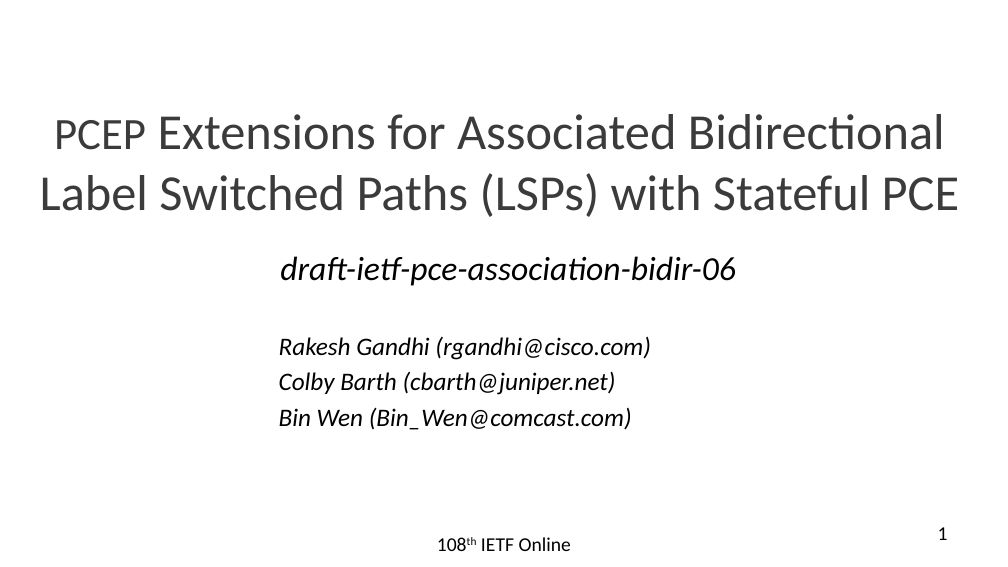
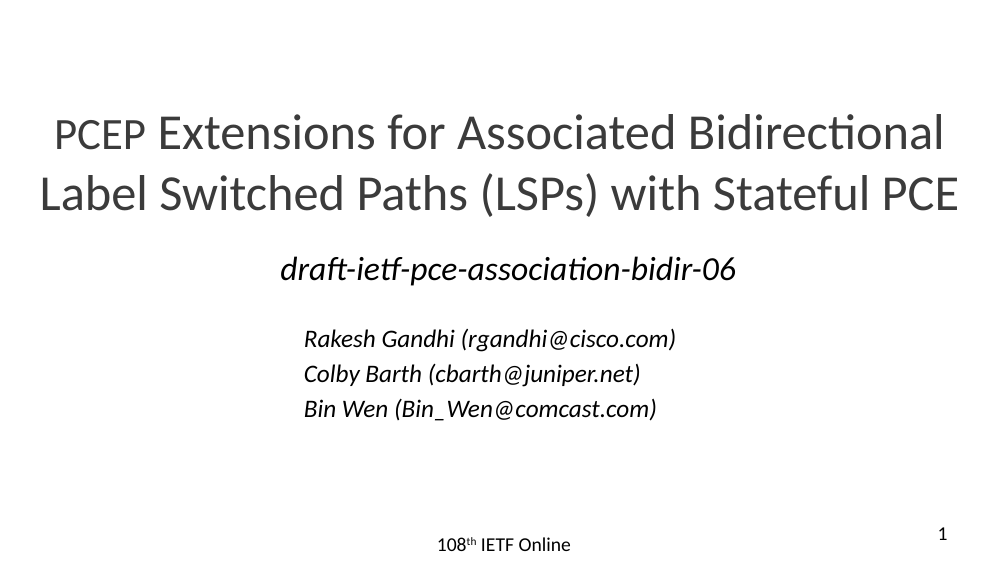
Before and after one commit to rakgandhi/ietf-slides, a slide deck: slide 1 of draft-ietf-pce-association-bidir-06.pptx. Drawn at 1008x567 pixels with LibreOffice and Linux fonts; fonts in the diff are those of the drawing. Boxes give left, top, right and bottom in pixels: in the first picture for what was removed or moved away, otherwise in the second. Text is boxed around its words. In the diff, an @@ line names an element or a change of style, - is before the commit and + after.

```diff
--- a/draft-ietf-pce-association-bidir-06.pptx
+++ b/draft-ietf-pce-association-bidir-06.pptx
@@ text "Rakesh Gandhi (rgandhi@cisco.com)": place and size @@
-text "Rakesh Gandhi (rgandhi@cisco.com)" at <box>279,337,651,430</box>
+text "Rakesh Gandhi (rgandhi@cisco.com)" at <box>304,328,677,421</box>
```
Also in this commit, not shown: 2 other slides changed, 3 other files.
